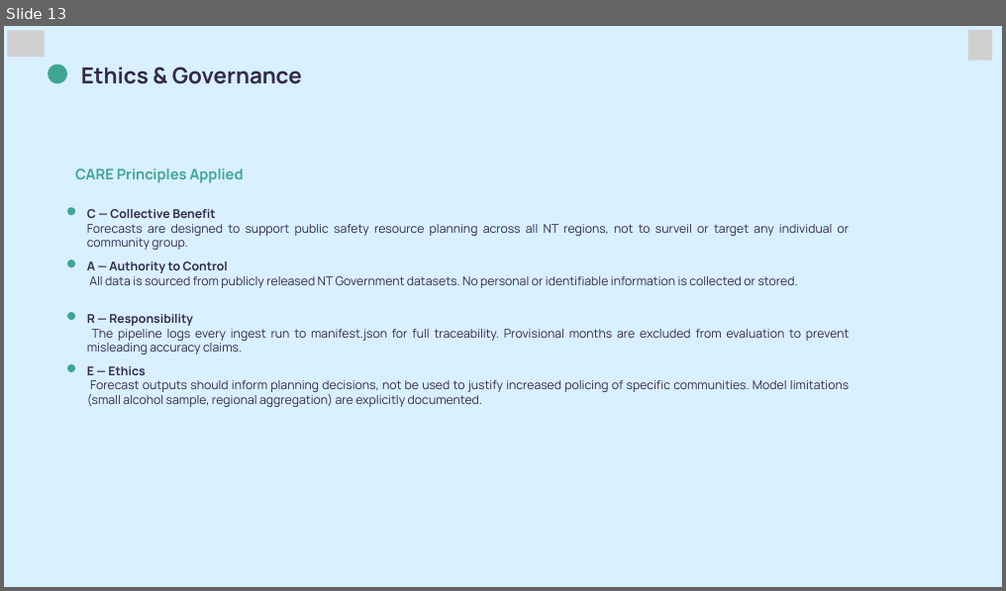
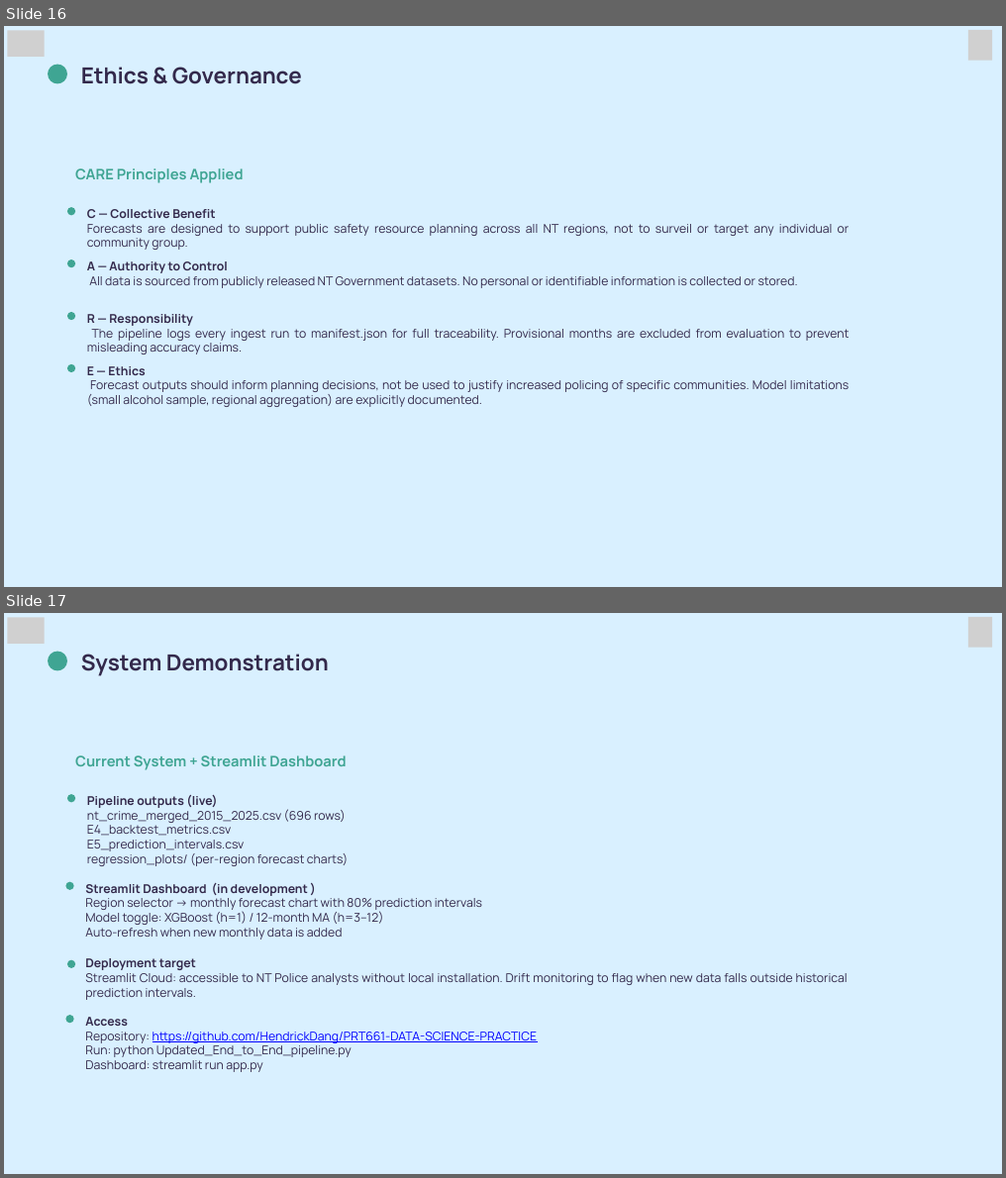
Before and after one commit to HendrickDang/PRT661-DATA-SCIENCE-PRACTICE, a slide deck: Reports/PRT661_Slides.pptx.pptx. Shown one above the other, each under a label of ours: slide 13 before the commit, slides 16 and 17 after it. The pictures are 1006x591 and 1006x1178 pixels, drawn with LibreOffice and Linux fonts; fonts in the diff are those of the drawing; grey boxes stand for pictures. Boxes give left, top, right and bottom in pixels: in the first picture for what was removed or moved away, otherwise in the second. Text is boxed around its words. In the diff, an @@ line names an element or a change of style, - is before the commit and + after.

```diff
--- a/Reports/PRT661_Slides.pptx.pptx
+++ b/Reports/PRT661_Slides.pptx.pptx
@@ slide 17 added at (4, 613, 1002, 1174), background #FFFFFF @@
@@ freeform shape added at (4, 613, 1002, 1174), fill #D9F0FF @@
@@ picture added at (8, 618, 45, 644) @@
@@ picture added at (968, 617, 992, 648) @@
@@ freeform shape added at (48, 652, 67, 670), fill #3FA593 @@
@@ text added at (81, 654, 329, 676), 32 pt, text #33294B, bold @@
+System Demonstration
@@ text added at (75, 756, 346, 770), 21 pt, text #3FA593, bold @@
+Current System + Streamlit Dashboard
@@ freeform shape added at (67, 794, 75, 802), fill #3FA593 @@
@@ text added at (87, 795, 348, 866), 17.5 pt, text #33294B @@
+Pipeline outputs (live)
+nt_crime_merged_2015_2025.csv (696 rows)
+E4_backtest_metrics.csv
+E5_prediction_intervals.csv
+regression_plots/ (per-region forecast charts)
@@ freeform shape added at (65, 882, 74, 890), fill #3FA593 @@
@@ text added at (85, 883, 482, 940), 17.5 pt, text #33294B @@
+Streamlit Dashboard (in development )
+Region selector → monthly forecast chart with 80% prediction intervals
+Model toggle: XGBoost (h=1) / 12-month MA (h=3–12)
+Auto-refresh when new monthly data is added
@@ freeform shape added at (67, 960, 75, 968), fill #3FA593 @@
@@ text added at (85, 959, 847, 1000), 17.5 pt, text #33294B @@
+Deployment target
+Streamlit Cloud: accessible to NT Police analysts without local installation. Drift monitoring to flag when new data falls outside historical prediction intervals.
@@ freeform shape added at (65, 1015, 74, 1023), fill #3FA593 @@
@@ text added at (85, 1017, 537, 1072), 17.5 pt, text #33294B @@
+Access
+Repository: https://github.com/HendrickDang/PRT661-DATA-SCIENCE-PRACTICE
+Run: python Updated_End_to_End_pipeline.py
+Dashboard: streamlit run app.py
@@ what was slide 13 is now slide 16 @@
```
Also in this commit, not shown: 3 slides changed, 3 other slides added.
